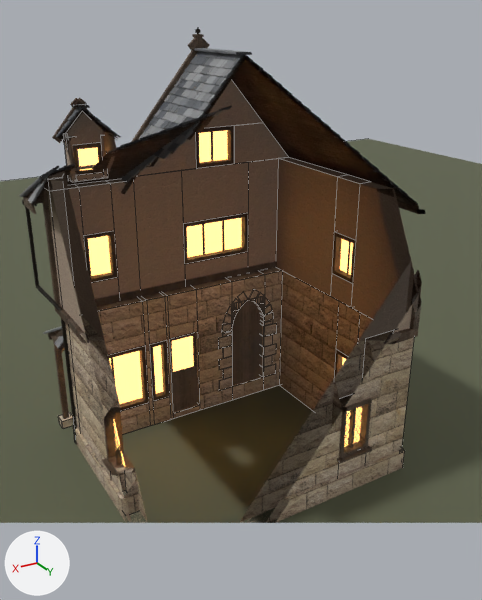
The Blender file GameClient/ArtSource/Silverbrook/Townhouse5/SilverbrookTownhouse5.blend, before and after one commit.
Both versions are drawn from a 50 mm camera at (6.64, 11.24, 9.23) aimed at (0.08, 0.31, 3.77). Lighting does not change. The marker at lower left points along +X, +Y and +Z. The first picture is the older version. Mesh edges are drawn as thin lines on the coarser meshes. Everything nearer to the camera than a plane just in front of the edit is cut away.

Names of what the first picture shows: 'Ground', 'SM_SBTownhouse5_Details', 'SM_SBTownhouse5_Door1', 'SM_SBTownhouse5_Door2', 'SM_SBTownhouse5_Masonry', 'SM_SBTownhouse5_Plaster', 'SM_SBTownhouse5_Roof', 'SM_SBTownhouse5_Timber'.
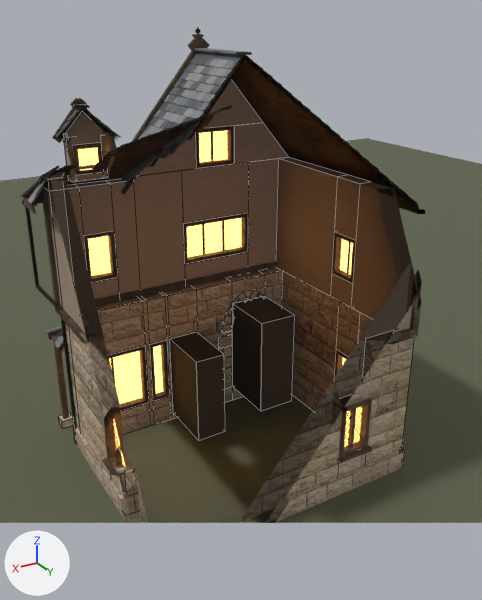
Where the change shows, as pixel boxes [x1, y1, x2, y2] in the pictures (482 x 600 px):
'SM_SBTownhouse5_EntryRooms', added: after [169, 296, 295, 440]
'SM_SBTownhouse5_Door1', unchanged, covered by the edit: before [232, 300, 263, 385]
'SM_SBTownhouse5_Door2', unchanged, covered by the edit: before [169, 333, 198, 412]

The change, as a list of edits to the scene's bpy script:
```text
Add mat_sb_entryroom:
    mat_sb_entryroom = principled_material('SB_EntryRoom')
    mat_sb_entryroom.base_color = (0.05, 0.045, 0.04)  # dark grey #3f3c38
    mat_sb_entryroom.roughness = 0.95
Add me_sm_sbtownhouse5_entryrooms:
    me_sm_sbtownhouse5_entryrooms.from_pydata(...)  # 40 vertices, 10 faces; spans x -1.79..0.82, y -1.74..-0.35, z 0.15..2.73
    me_sm_sbtownhouse5_entryrooms.materials.append(mat_sb_entryroom)  # dark grey #3f3c38
Add ob_sm_sbtownhouse5_entryrooms:
    ob_sm_sbtownhouse5_entryrooms = bpy.data.objects.new('SM_SBTownhouse5_EntryRooms', me_sm_sbtownhouse5_entryrooms)
    ob_sm_sbtownhouse5_entryrooms.location = (0.0, 0.0, 0.0)
```
